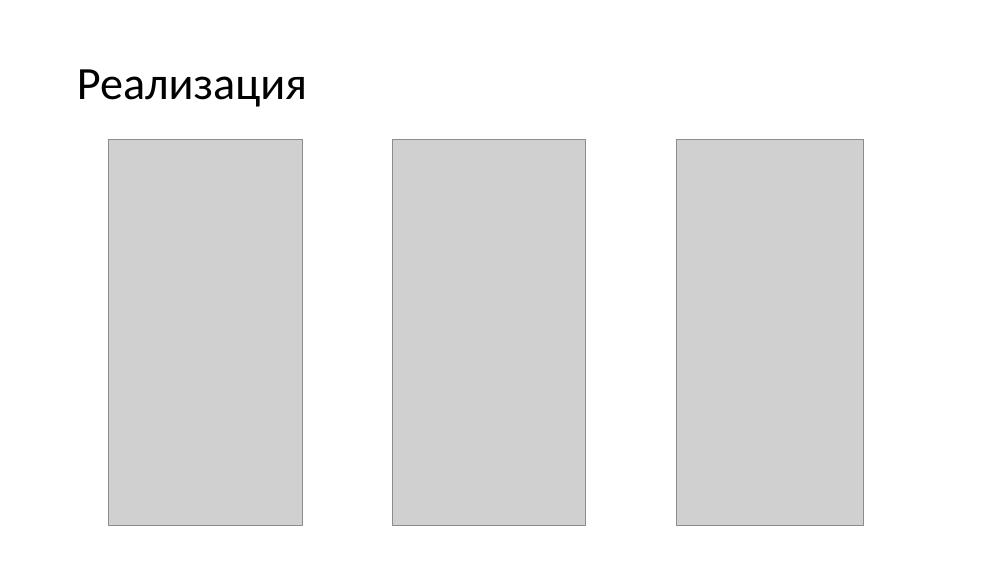
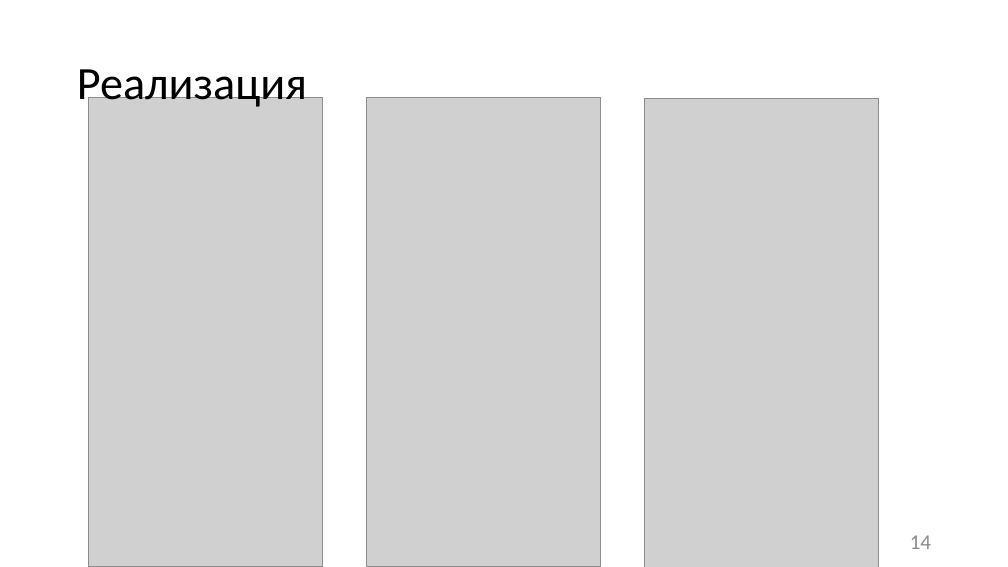
Before and after one commit to liza-dobrynina/MyCosts, a slide deck: slide 14 of Документация/Презентация.pptx (slide 15 before the commit). Drawn at 1008x567 pixels with LibreOffice and Linux fonts; fonts in the diff are those of the drawing; grey boxes stand for pictures. Boxes give left, top, right and bottom in pixels: in the first picture for what was removed or moved away, otherwise in the second. Text is boxed around its words. In the diff, an @@ line names an element or a change of style, - is before the commit and + after.

```diff
--- a/Документация/Презентация.pptx
+++ b/Документация/Презентация.pptx
@@ picture: place and size @@
-picture at box(109, 140, 302, 526)
+picture at box(88, 98, 323, 566)
@@ picture: place and size @@
-picture at box(392, 140, 586, 526)
+picture at box(366, 98, 600, 566)
@@ picture: place and size @@
-picture at box(676, 139, 864, 526)
+picture at box(644, 98, 879, 567)
@@ page number added at box(910, 535, 931, 549), 20 pt, text #8C8C8C @@
+14
```
Also in this commit, not shown: 14 other slides changed, 1 slide added, 2 slides removed.
